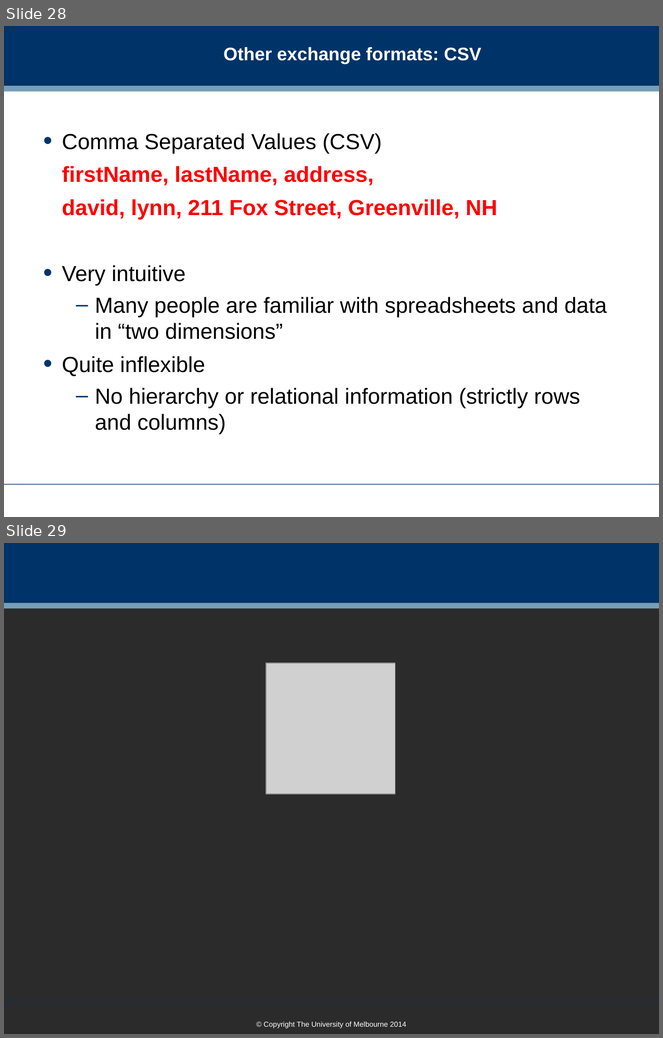
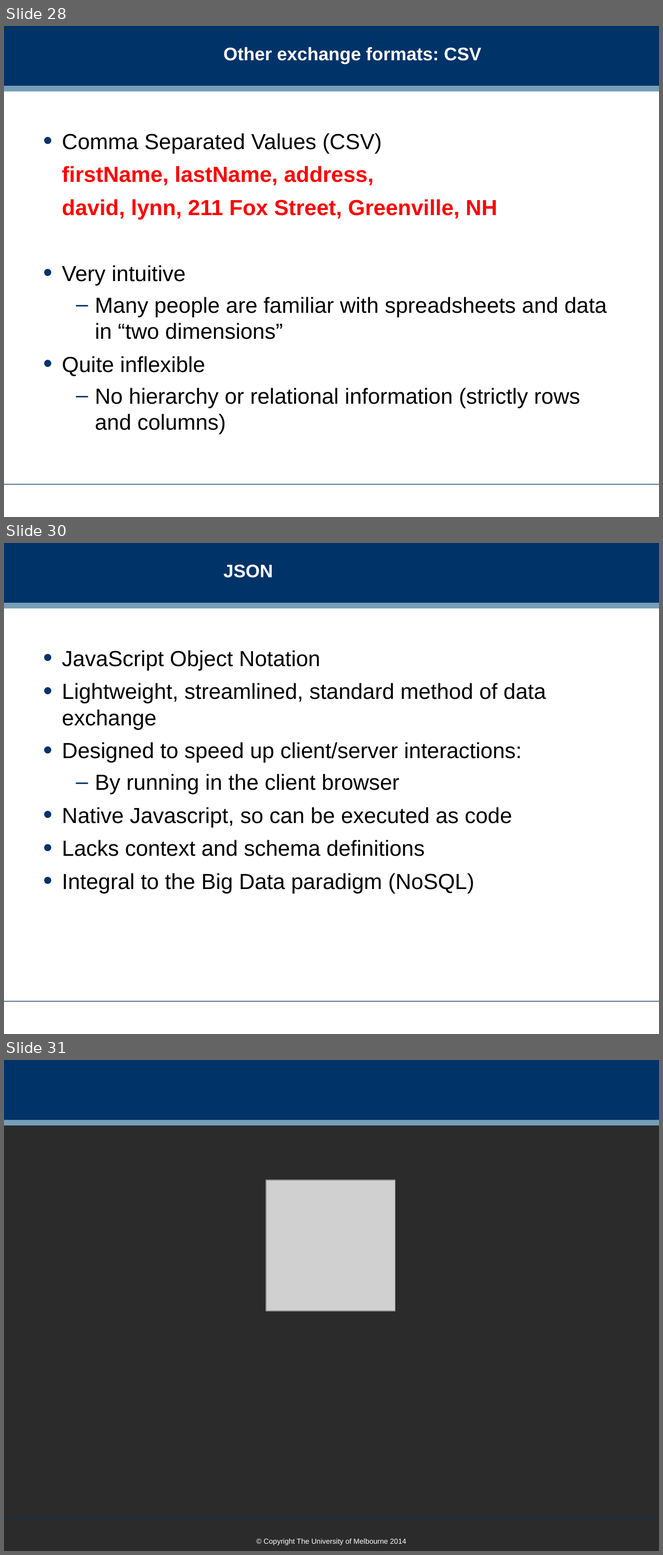
Before and after one commit to dreamind/ix, a slide deck: lectures/representing-data/json.ppt. Shown one above the other, each under a label of ours: slides 28 and 29 before the commit, slides 28, 30 and 31 after it; the slides between them are not shown. The pictures are 663x1038 and 663x1555 pixels, drawn with LibreOffice and Linux fonts; fonts in the diff are those of the drawing; grey boxes stand for pictures; background and template pictures are left out; a plain dark background stands for a picture behind light text. Boxes give left, top, right and bottom in pixels: in the first picture for what was removed or moved away, otherwise in the second. Text is boxed around its words. In the diff, an @@ line names an element or a change of style, - is before the commit and + after.

Commit message:
final tweaking of JSON slides

```diff
--- a/lectures/representing-data/json.ppt
+++ b/lectures/representing-data/json.ppt
@@ slide 30 added at (x1=4, y1=543, x2=659, y2=1034), background #FFFFFF; not listed: 3 template elements that a slide beside it also shows @@
@@ title added at (x1=223, y1=564, x2=273, y2=578), 20 pt, text #FFFFFF, bold @@
+JSON
@@ text added at (x1=62, y1=650, x2=546, y2=893), 24 pt, text #000000 @@
+• JavaScript Object Notation
+• Lightweight, streamlined, standard method of data exchange
+• Designed to speed up client/server interactions:
+  – By running in the client browser
+• Native Javascript, so can be executed as code
+• Lacks context and schema definitions
+• Integral to the Big Data paradigm (NoSQL)
@@ what was slide 29 is now slide 31 @@
```
Also in this commit, not shown: 13 slides changed, 1 other slide added.
